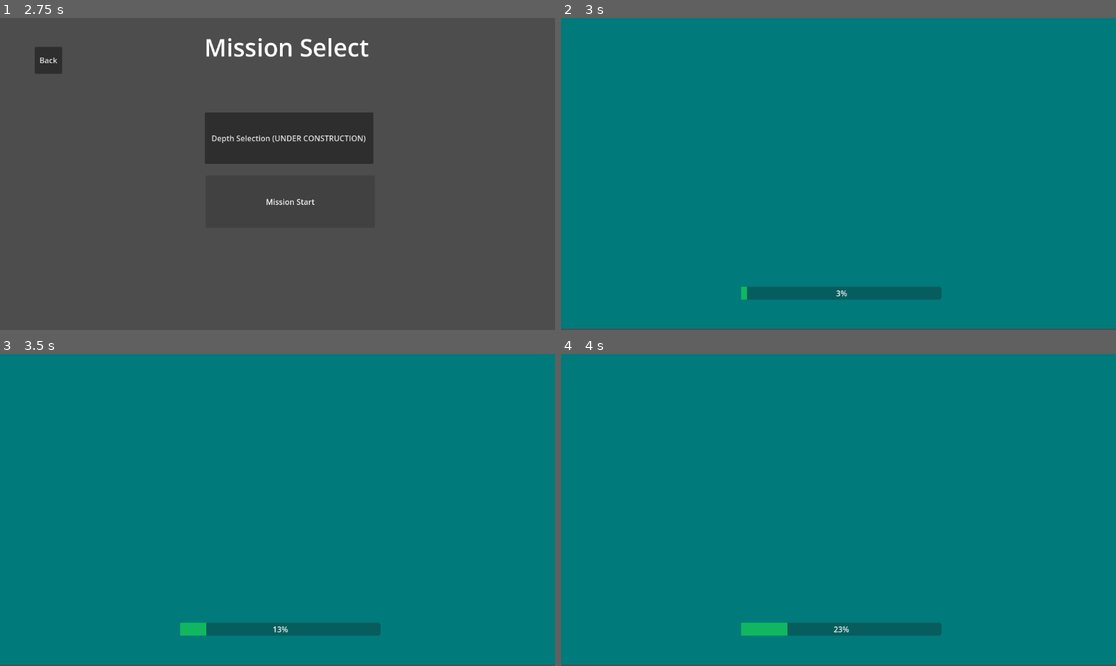
Above: before the commit, frames 1-4 (two rows, left to right).
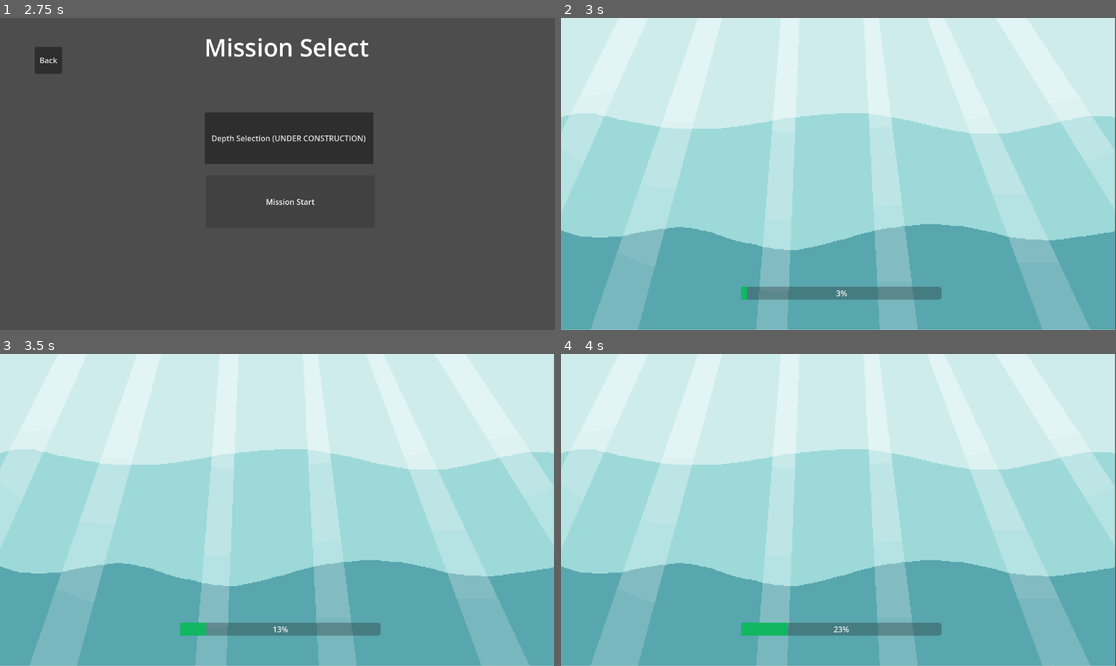
Above: after the commit, the same moments.

Repository: Onahail/PixelJam
Game: Godot game, scene res://Menus/main_menu.tscn
The game is run twice, just before and just after one commit, with the same random seed, the same clock (stepped at 60 frames per second) and the same inputs.
Inputs (mouse positions are in pixels of both pictures, inside the frame that each line leads up to):
- Up to frame 1 (2.75 s): click "Ship Builder" at 0.5 s; click "Back" at 1.25 s; click "Mission Select" at 2 s
- Up to frame 2 (3 s): click "Mission Start" at 2.75 s
- Up to frame 3 (3.5 s): no input
- Up to frame 4 (4 s): move the mouse to (960, 494) at 3.52 s; press the mouse at (960, 494) at 3.53 s

Frame 1 is identical in both runs. In frame 2, 100% of the frame differs, in the area x 0-100%, y 0-100%; in frame 3, 100%; in frame 4, 100%.

Commit message:
Created LibScripts. Added draggable object code

Diff:
--- a/Game/game.tscn
+++ b/Game/game.tscn
@@ -1,6 +1,7 @@
-[gd_scene load_steps=5 format=3 uid="uid://l35y1g5j685o"]
+[gd_scene load_steps=6 format=3 uid="uid://l35y1g5j685o"]
 
 [ext_resource type="Script" path="res://Game/game.gd" id="1_ru1o3"]
+[ext_resource type="Texture2D" uid="uid://dnqn5fwhkb1w8" path="res://Game/Background_Level_1_Version_1.png" id="2_qwy0g"]
 [ext_resource type="Theme" uid="uid://cgkmqyuk7h3mi" path="res://ButtonThemes/disabled.tres" id="2_rdv2t"]
 [ext_resource type="AudioStream" uid="uid://dtmww5tol5oth" path="res://Music/Submarine_Rush.mp3" id="3_qn60e"]
 
@@ -10,10 +11,9 @@
 [node name="Game" type="Node2D"]
 script = ExtResource("1_ru1o3")
 
-[node name="Background" type="ColorRect" parent="."]
-offset_right = 1153.0
-offset_bottom = 645.0
-color = Color(8.18223e-07, 0.478263, 0.478375, 1)
+[node name="BackgroundLevel1Version1" type="Sprite2D" parent="."]
+position = Vector2(574, 324)
+texture = ExtResource("2_qwy0g")
 
 [node name="ProgressBar" type="ProgressBar" parent="."]
 offset_left = 374.0
--- /dev/null
+++ b/LibScripts/draggable_object.gd
@@ -0,0 +1,71 @@
+extends Node2D
+
+var draggable = false
+var is_inside_droppable = false
+var body_ref
+var offset: Vector2
+var initialPos : Vector2
+var drop_points = []
+var drop_point
+
+
+
+func _ready():
+	initialPos = global_position
+
+func _process(delta):
+	if draggable:
+		if Input.is_action_just_pressed("leftclick"):
+			offset = get_global_mouse_position()
+			Globals.is_dragging = true
+			z_index = 2
+			scale = Vector2(0.7,0.7)
+		if Input.is_action_pressed("leftclick"):
+			global_position = get_global_mouse_position()
+		elif Input.is_action_just_released("leftclick"):
+			scale = Vector2(1,1)
+			Globals.is_dragging = false
+			var tween = get_tree().create_tween()
+			if is_inside_droppable:
+				var closest_distance = INF
+				for point in drop_points:
+					var distance = global_position.distance_to(point.global_position)
+					if distance < closest_distance:
+						closest_distance = distance
+						drop_point = point
+				tween.tween_property(self, "global_position", drop_point.global_position,0.2).set_ease(Tween.EASE_OUT)
+				body_ref.modulate = Color(1,1,1,1)
+				#print("Inside Droppable Position")
+			else:
+				tween.tween_property(self, "global_position", initialPos,0.2).set_ease(Tween.EASE_OUT)
+				#print("Outside Droppable Position - Returning")
+
+
+func _on_area_2d_mouse_entered():
+	if not Globals.is_dragging:
+		draggable = true
+		scale = Vector2(1.05,1.05)
+
+
+func _on_area_2d_mouse_exited():
+	if not Globals.is_dragging:
+		draggable = false
+		scale = Vector2(1,1)
+
+
+func _on_area_2d_body_entered(body:StaticBody2D):
+	if body.is_in_group('droppable'):
+		drop_points.append(body)
+		is_inside_droppable = true
+		body.modulate = Color(Color.GREEN, 0.5)
+		body_ref = body
+		#print("Inside Droppable Body - Position", body_ref.global_position)
+
+
+func _on_area_2d_body_exited(body):
+	if body.is_in_group('droppable'):
+		drop_points.erase(body)
+		if drop_points.size() == 0:
+			is_inside_droppable = false
+		body.modulate = Color(1,1,1,1)
+	#	print("Outside Droppable Body", body_ref.global_position)
--- a/Menus/ShipBuilder/ShipModules/Gun/gun_deck.gd
+++ b/Menus/ShipBuilder/ShipModules/Gun/gun_deck.gd
@@ -1,70 +1 @@
-extends Node2D
-
-var draggable = false
-var is_inside_droppable = false
-var body_ref
-var offset: Vector2
-var initialPos : Vector2
-var drop_points = []
-var drop_point
-
-func _ready():
-	initialPos = global_position
-
-func _process(delta):
-	if draggable:
-		if Input.is_action_just_pressed("leftclick"):
-			offset = get_global_mouse_position()
-			Globals.is_dragging = true
-			z_index = 2
-			scale = Vector2(0.7,0.7)
-		if Input.is_action_pressed("leftclick"):
-			global_position = get_global_mouse_position()
-		elif Input.is_action_just_released("leftclick"):
-			scale = Vector2(1,1)
-			Globals.is_dragging = false
-			var tween = get_tree().create_tween()
-			if is_inside_droppable:
-				#tween.tween_property(self, "global_position", body_ref.global_position,0.2).set_ease(Tween.EASE_OUT)
-				var closest_distance = INF
-				for point in drop_points:
-					var distance = global_position.distance_to(point.global_position)
-					if distance < closest_distance:
-						closest_distance = distance
-						drop_point = point
-				tween.tween_property(self, "global_position", drop_point.global_position,0.2).set_ease(Tween.EASE_OUT)
-				body_ref.modulate = Color(1,1,1,1)
-				#print("Inside Droppable Position")
-			else:
-				tween.tween_property(self, "global_position", initialPos,0.2).set_ease(Tween.EASE_OUT)
-				#print("Outside Droppable Position - Returning")
-
-
-func _on_area_2d_mouse_entered():
-	if not Globals.is_dragging:
-		draggable = true
-		scale = Vector2(1.05,1.05)
-
-
-func _on_area_2d_mouse_exited():
-	if not Globals.is_dragging:
-		draggable = false
-		scale = Vector2(1,1)
-
-
-func _on_area_2d_body_entered(body:StaticBody2D):
-	if body.is_in_group('droppable'):
-		drop_points.append(body)
-		is_inside_droppable = true
-		body.modulate = Color(Color.GREEN, 0.5)
-		body_ref = body
-		#print("Inside Droppable Body - Position", body_ref.global_position)
-
-
-func _on_area_2d_body_exited(body):
-	if body.is_in_group('droppable'):
-		drop_points.erase(body)
-		if drop_points.size() == 0:
-			is_inside_droppable = false
-		body.modulate = Color(1,1,1,1)
-	#	print("Outside Droppable Body", body_ref.global_position)
+extends "res://LibScripts/draggable_object.gd"
--- a/Menus/ShipBuilder/ship_builder.gd
+++ b/Menus/ShipBuilder/ship_builder.gd
@@ -1,4 +1,6 @@
 extends Node2D
+
+var draggable_bodies = [$GunModule]
 
 func _on_back_pressed():
 	get_tree().change_scene_to_file("res://Menus/main_menu.tscn")
--- a/Menus/ShipBuilder/ship_builder.tscn
+++ b/Menus/ShipBuilder/ship_builder.tscn
@@ -24,11 +24,11 @@
 text = "Ship Builder
 "
 
+[node name="GunModule" parent="." instance=ExtResource("3_oylgu")]
+position = Vector2(112, 527)
+
 [node name="BaseShip" parent="." instance=ExtResource("2_fk37k")]
 position = Vector2(552, 331)
-
-[node name="GunModule" parent="." instance=ExtResource("3_oylgu")]
-position = Vector2(112, 527)
 
 [node name="AudioStreamPlayer2D" type="AudioStreamPlayer2D" parent="."]
 stream = ExtResource("5_8upf1")
Binary file added: Game/Background_Level_1_Version_1.png
Not shown, added: Game/Background_Level_1_Version_1.png.import
Binary file added: Placeholder Assets/Enemy_Placeholder.png
Not shown, added: Placeholder Assets/Enemy_Placeholder.png.import
